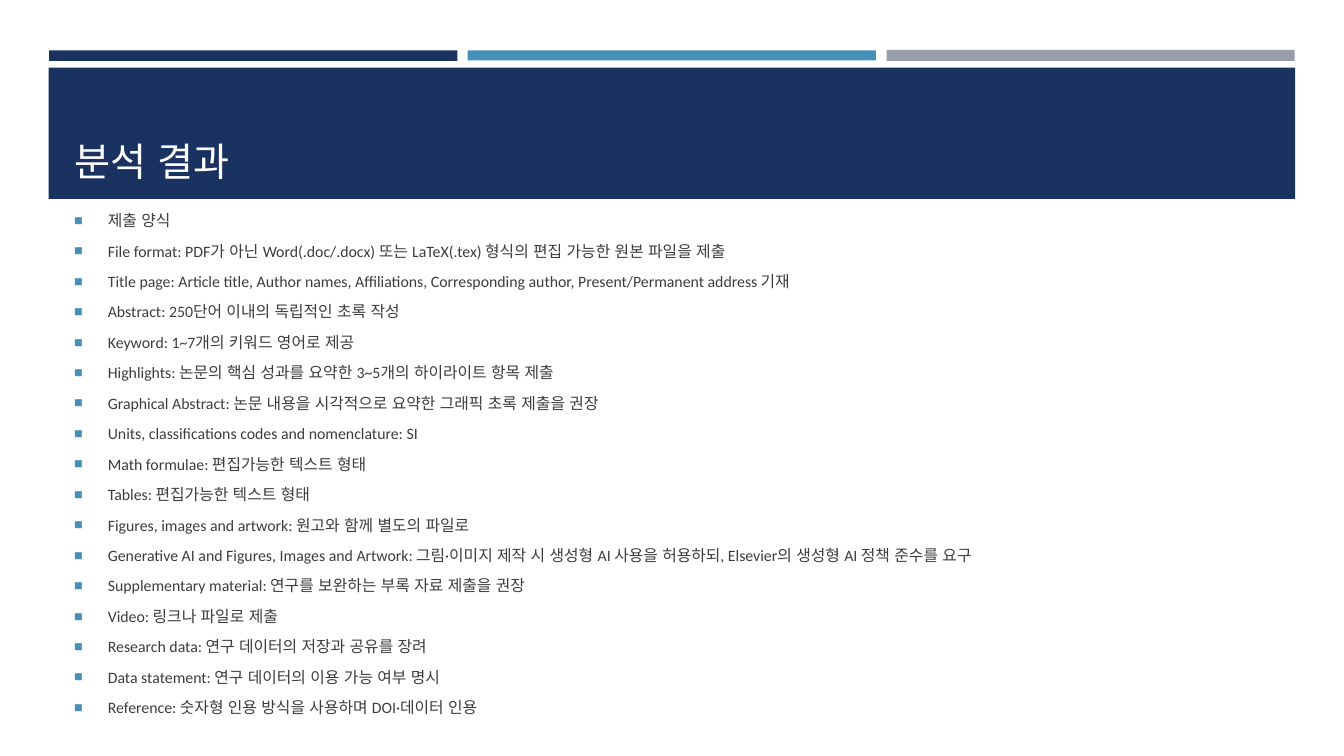
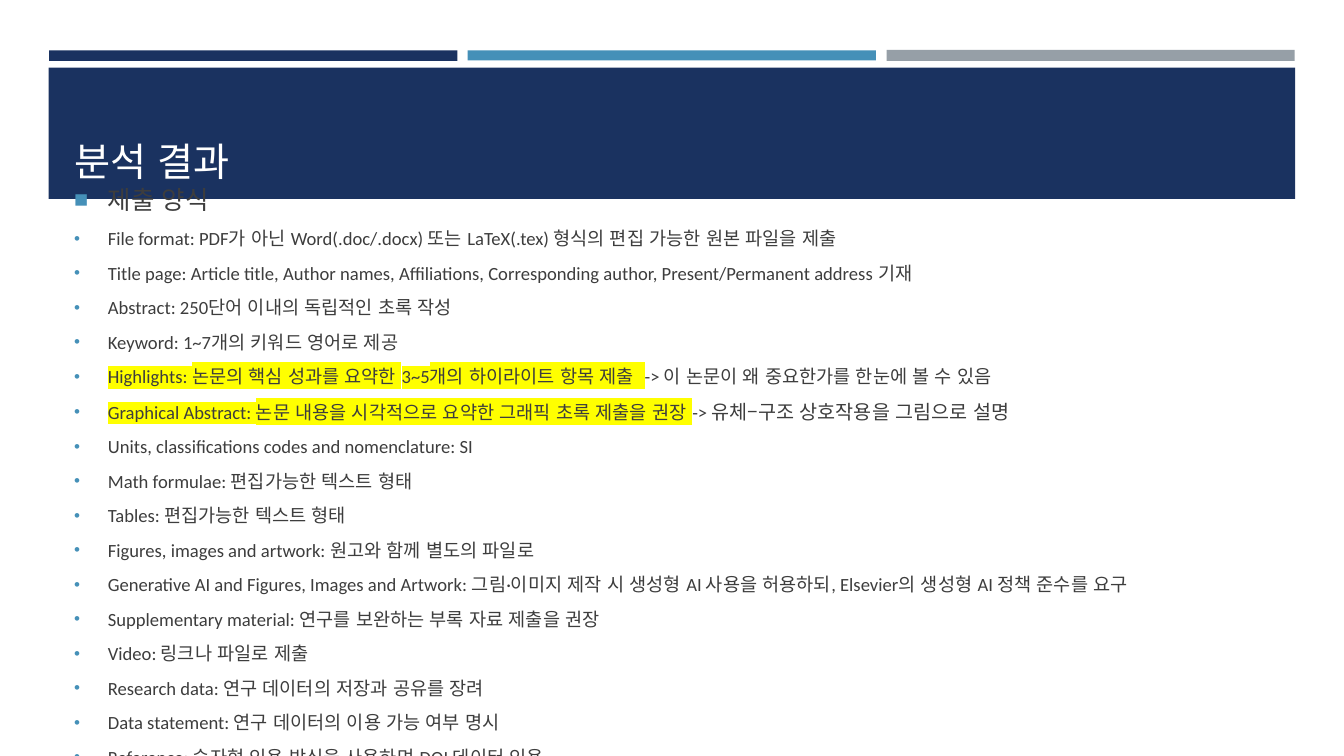
Before and after one commit to dbsdn541-ui/CSE--, a slide deck: slide 9 of CFD_저널 분석 ppt.pptx. Drawn at 1344x756 pixels with LibreOffice and Linux fonts; fonts in the diff are those of the drawing. Boxes give left, top, right and bottom in pixels: in the first picture for what was removed or moved away, otherwise in the second. Text is boxed around its words. In the diff, an @@ line names an element or a change of style, - is before the commit and + after.

```diff
--- a/CFD_저널 분석 ppt.pptx
+++ b/CFD_저널 분석 ppt.pptx
@@ text at bbox=[108, 199, 1127, 731]: size 11.2 to 18.2 pt in "제출 양식"; size 11.2 to 13.3 pt in "File format: PDF가 아닌 Word(.doc/.docx) 또는 LaTeX(.tex) ...", "Title page: Article title, Author names, Affiliations, ...", "Abstract: 250단어 이내의 독립적인 초록 작성", "Keyword: 1~7개의 키워드 영어로 제공" and 10 more places; more space between paragraphs; bullet ■ to • @@
@@ text at bbox=[108, 367, 1009, 425]: text changed; size 11.2 to 13.3 pt @@
-■ Highlights: 논문의 핵심 성과를 요약한 3~5개의 하이라이트 항목 제출
-■ Graphical Abstract: 논문 내용을 시각적으로 요약한 그래픽 초록 제출을 권장
+• Highlights: 논문의 핵심 성과를 요약한 3~5개의 하이라이트 항목 제출 -> 이 논문이 왜 중요한가를 한눈에 볼 수 있음
+• Graphical Abstract: 논문 내용을 시각적으로 요약한 그래픽 초록 제출을 권장 -> 유체–구조 상호작용을 그림으로 설명
```
Also in this commit, not shown: 9 other slides changed, 2 slides added.
